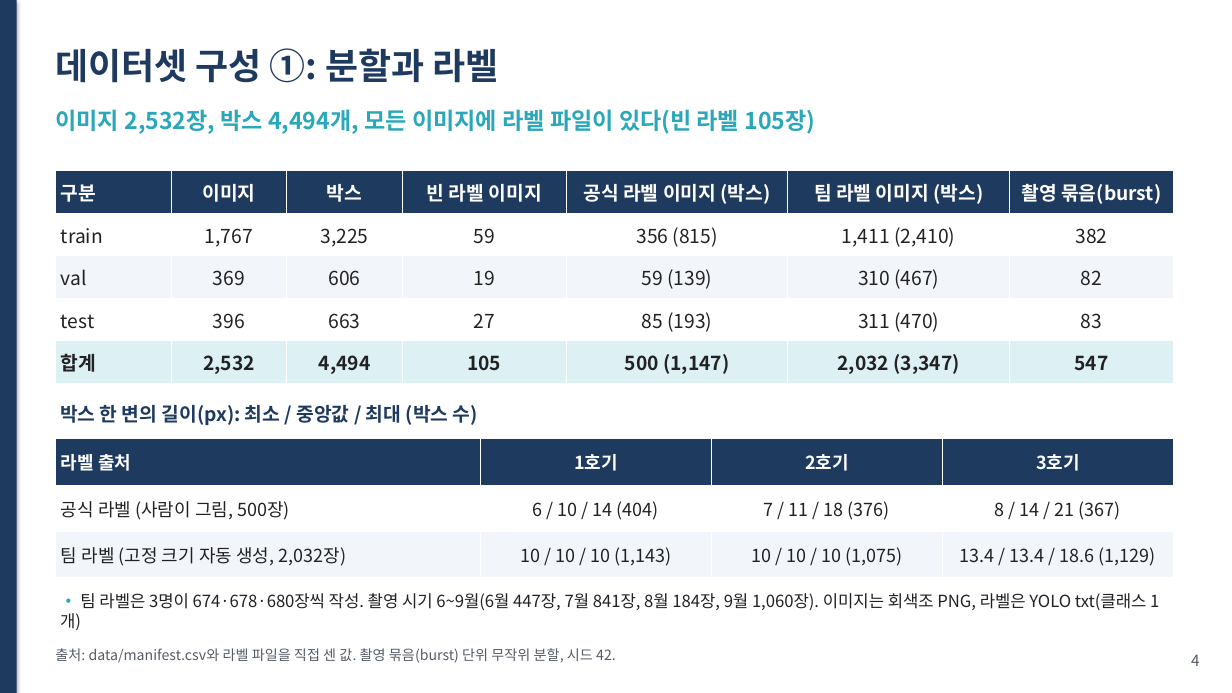
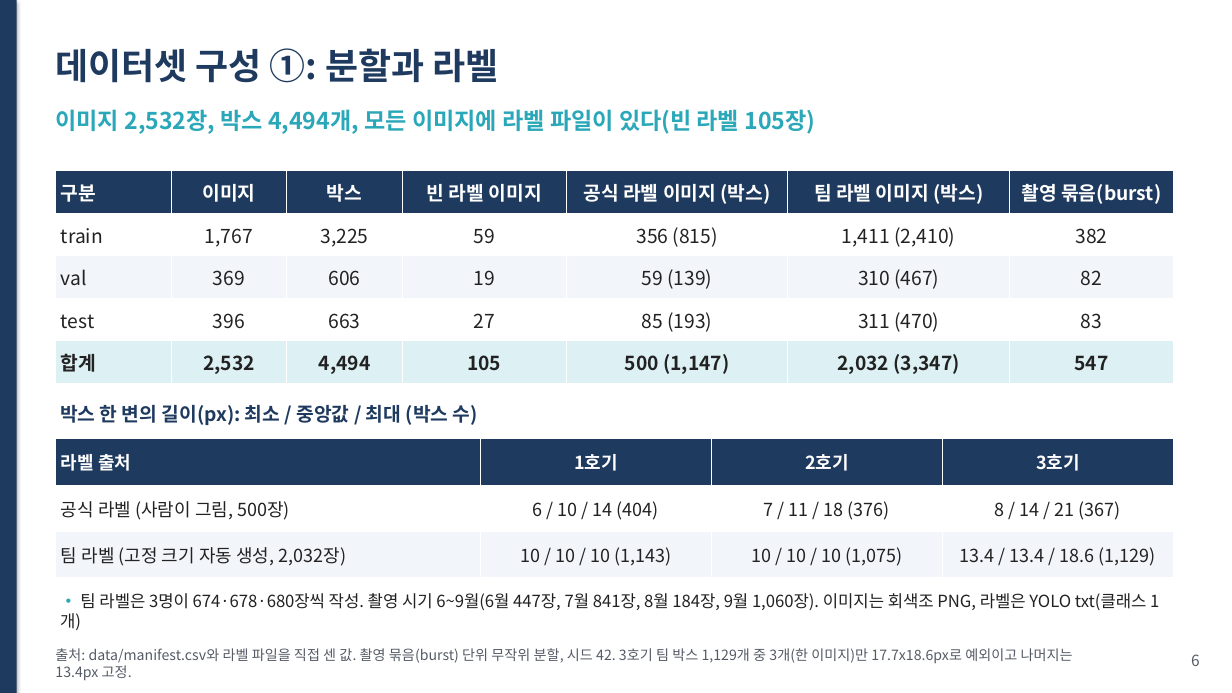
Before and after one commit to hmy7788/kamp_xray_detection, a slide deck: slide 6 of ppt/presentation.pptx (slide 4 before the commit). Drawn at 1232x693 pixels with LibreOffice and Linux fonts; fonts in the diff are those of the drawing. Boxes give left, top, right and bottom in pixels: in the first picture for what was removed or moved away, otherwise in the second. Text is boxed around its words. In the diff, an @@ line names an element or a change of style, - is before the commit and + after.

```diff
--- a/ppt/presentation.pptx
+++ b/ppt/presentation.pptx
@@ text at [55, 648, 1073, 680]: text changed @@
-출처: data/manifest.csv와 라벨 파일을 직접 센 값. 촬영 묶음(burst) 단위 무작위 분할, 시드 42.
+출처: data/manifest.csv와 라벨 파일을 직접 센 값. 촬영 묶음(burst) 단위 무작위 분할, 시드 42. 3호기 팀 박스 1,129개 중 3개(한 이미지)만 17.7x18.6px로 예외이고 나머지는 13.4px 고정.
@@ text at [1191, 654, 1200, 666]: text changed @@
-4
+6
```
Also in this commit, not shown: 23 other slides changed, 2 slides added, 7 other files.
